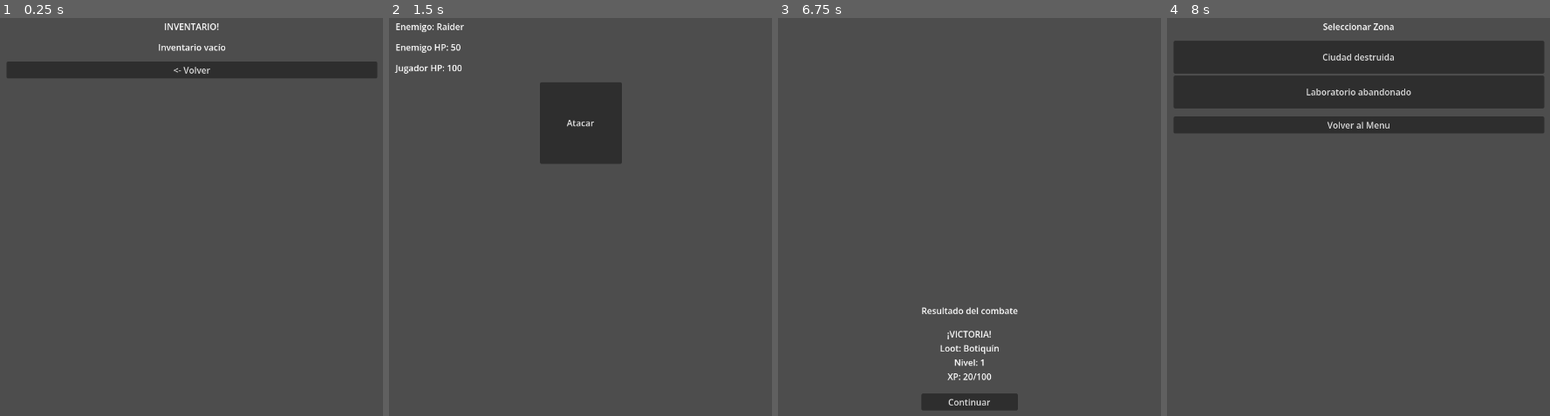
Above: before the commit, frames 1-4 (left to right).
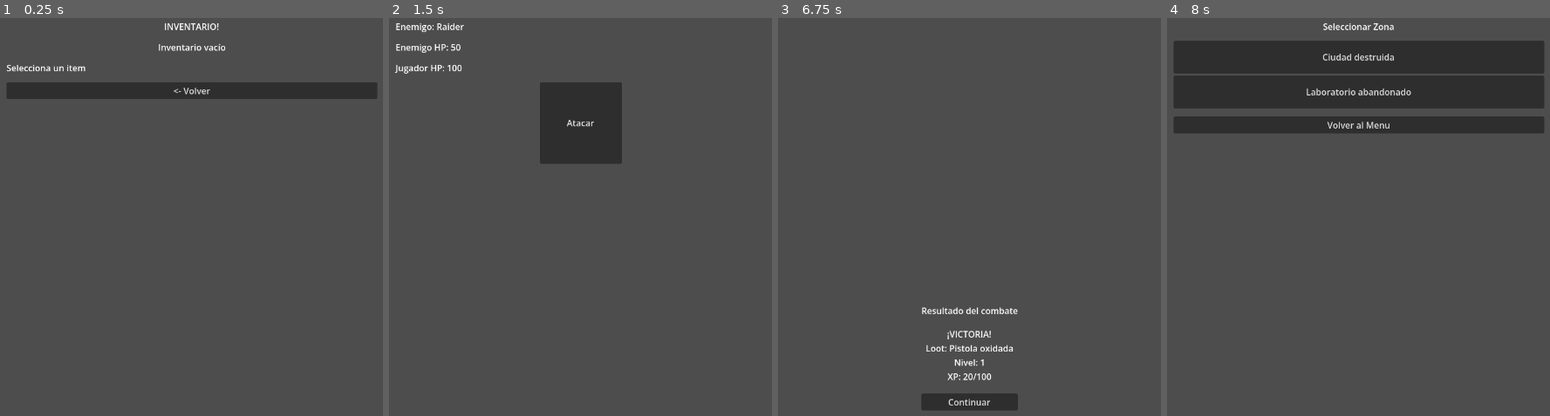
Above: after the commit, the same moments.

Repository: MirandaFrancoCBA/apocalypsheep
Game: Godot game, scene res://scenes/inventory.tscn
Same seed, same stepped clock (60 frames per second), same inputs: the game is played once before the commit and once after it. This scene is started directly instead of the project's main scene.
Inputs:
- Up to frame 1 (0.25 s): no input
- Up to frame 2 (1.5 s): click "<- Volver" at 0.5 s; click "Ciudad destruida" at 1.25 s
- Up to frame 3 (6.75 s): click "Atacar" at 2 s; click "Atacar" at 2.75 s; click "Atacar" at 3.5 s; tap Enter at 4.25, 5.75 s; tap Space at 5, 6.5 s
- Up to frame 4 (8 s): click "Continuar" at 7.25 s

The runs differ from the first frame. In frame 1, 8.0% of the frame differs, in the area x 1-99%, y 10-21%; in frame 2, nothing differs; in frame 3, 0.2%; in frame 4, nothing differs.

Commit message:
Feat: items details

Diff:
--- a/data/items.json
+++ b/data/items.json
@@ -5,6 +5,13 @@
       "type": "weapon",
       "damage": 5,
       "rarity": "common"
+    },
+    {
+      "id": "rifle_00",
+      "name": "Rifle Antiguo del Sol",
+      "type": "weapon",
+      "damage": 100,
+      "rarity": "Epic"
     },
     {
       "id": "rifle_01",
--- a/scenes/inventory.tscn
+++ b/scenes/inventory.tscn
@@ -35,6 +35,11 @@
 [node name="VBoxItems" type="VBoxContainer" parent="MarginContainer/VBoxContainer" unique_id=1535806740]
 layout_mode = 2
 
+[node name="LabelDetail" type="Label" parent="MarginContainer/VBoxContainer" unique_id=727969253]
+layout_mode = 2
+text = "Selecciona un item"
+autowrap_mode = 1
+
 [node name="ButtonBack" type="Button" parent="MarginContainer/VBoxContainer" unique_id=293995187]
 layout_mode = 2
 text = "<- Volver"
--- a/scripts/ui/combat_screen.gd
+++ b/scripts/ui/combat_screen.gd
@@ -81,9 +81,12 @@
 
         if loot != null:
             GameManager.add_item_to_inventory({
-                "id": loot.id,
-                "name": loot.name,
-                "type": loot.type
+            "id": loot.id,
+            "name": loot.name,
+            "type": loot.type,
+            "damage": loot.damage,
+            "heal": loot.heal,
+            "rarity": loot.rarity
             })
 
             print("[Loot] Ganaste:", loot.name)
--- a/scripts/ui/inventory_scree.gd
+++ b/scripts/ui/inventory_scree.gd
@@ -4,6 +4,7 @@
 
 @onready var items_container = $MarginContainer/VBoxContainer/VBoxItems
 @onready var button_back = $MarginContainer/VBoxContainer/ButtonBack
+@onready var label_detail = $MarginContainer/VBoxContainer/LabelDetail
 
 func _ready() -> void:
 	print("[Inventory] Cargando inventario")
@@ -61,6 +62,8 @@
 	if item.has("rarity"):
 		text += "Rareza: " + item["rarity"] + "\n"
 
+	label_detail.text = text
+
 	print(text)
 
 func _on_button_back_pressed() -> void:
